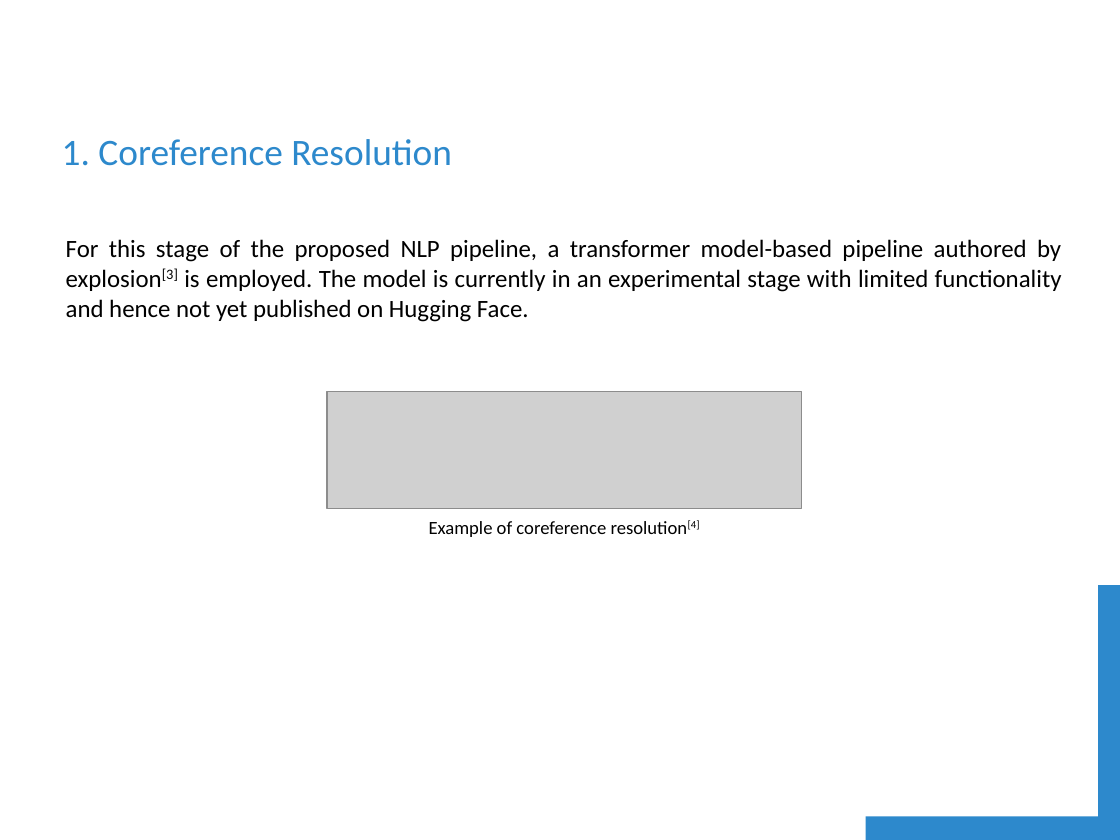
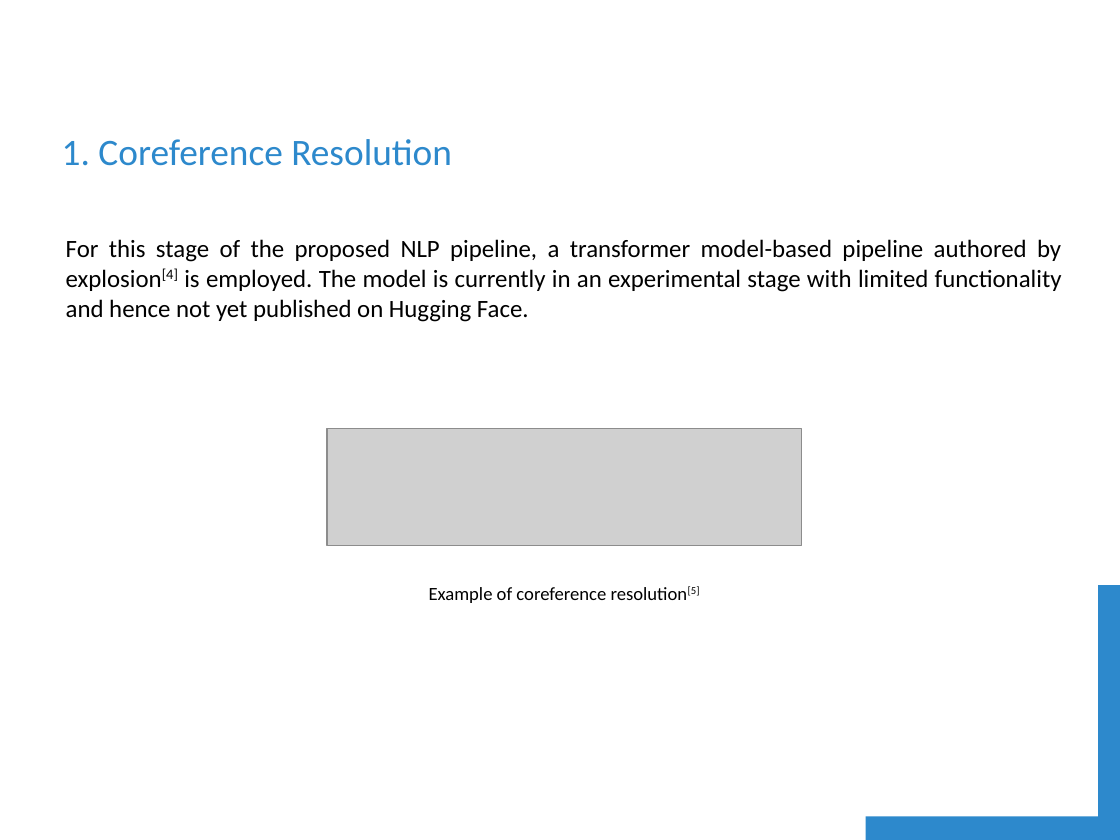
Before and after one commit to shubhamsuryawanshi/goal_extraction, a slide deck: slide 4 of documentation/Presentation.pptx. Drawn at 1120x840 pixels with LibreOffice and Linux fonts; fonts in the diff are those of the drawing; grey boxes stand for pictures; background and template pictures are left out. Boxes give left, top, right and bottom in pixels: in the first picture for what was removed or moved away, otherwise in the second. Text is boxed around its words. In the diff, an @@ line names an element or a change of style, - is before the commit and + after.

```diff
--- a/documentation/Presentation.pptx
+++ b/documentation/Presentation.pptx
@@ text at <box>66,239,1062,603</box>: text changed @@
-For this stage of the proposed NLP pipeline, a transformer model-based pipeline authored by explosion[3] is employed. The model is currently in an experimental stage with limited functionality and hence not yet published on Hugging Face.
-Example of coreference resolution[4]
+For this stage of the proposed NLP pipeline, a transformer model-based pipeline authored by explosion[4] is employed. The model is currently in an experimental stage with limited functionality and hence not yet published on Hugging Face.
+Example of coreference resolution[5]
@@ picture: place and size @@
-picture at <box>327,392,802,508</box>
+picture at <box>327,429,802,545</box>
```
Also in this commit, not shown: 7 other slides changed, 2 other files.
